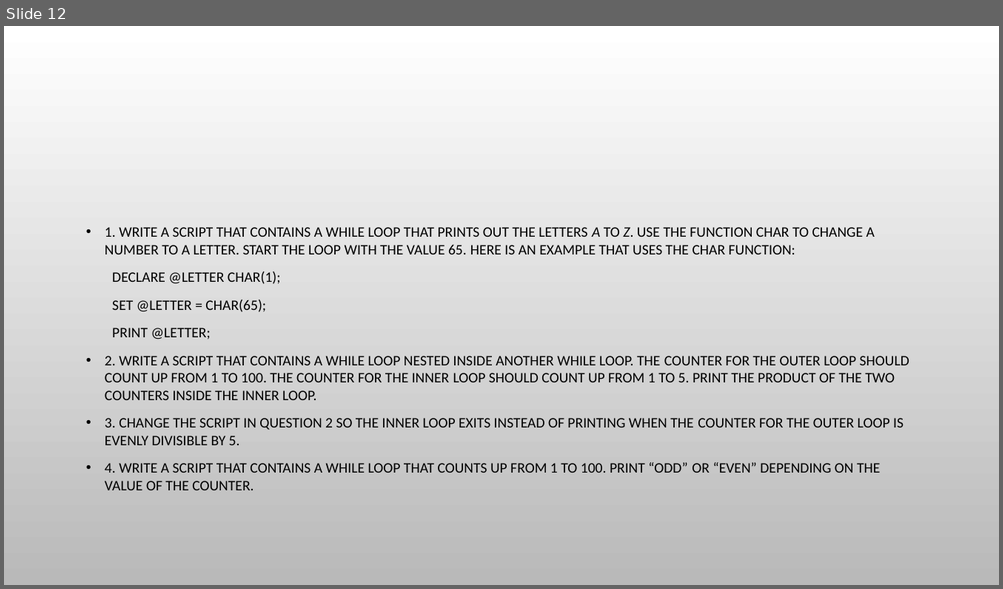
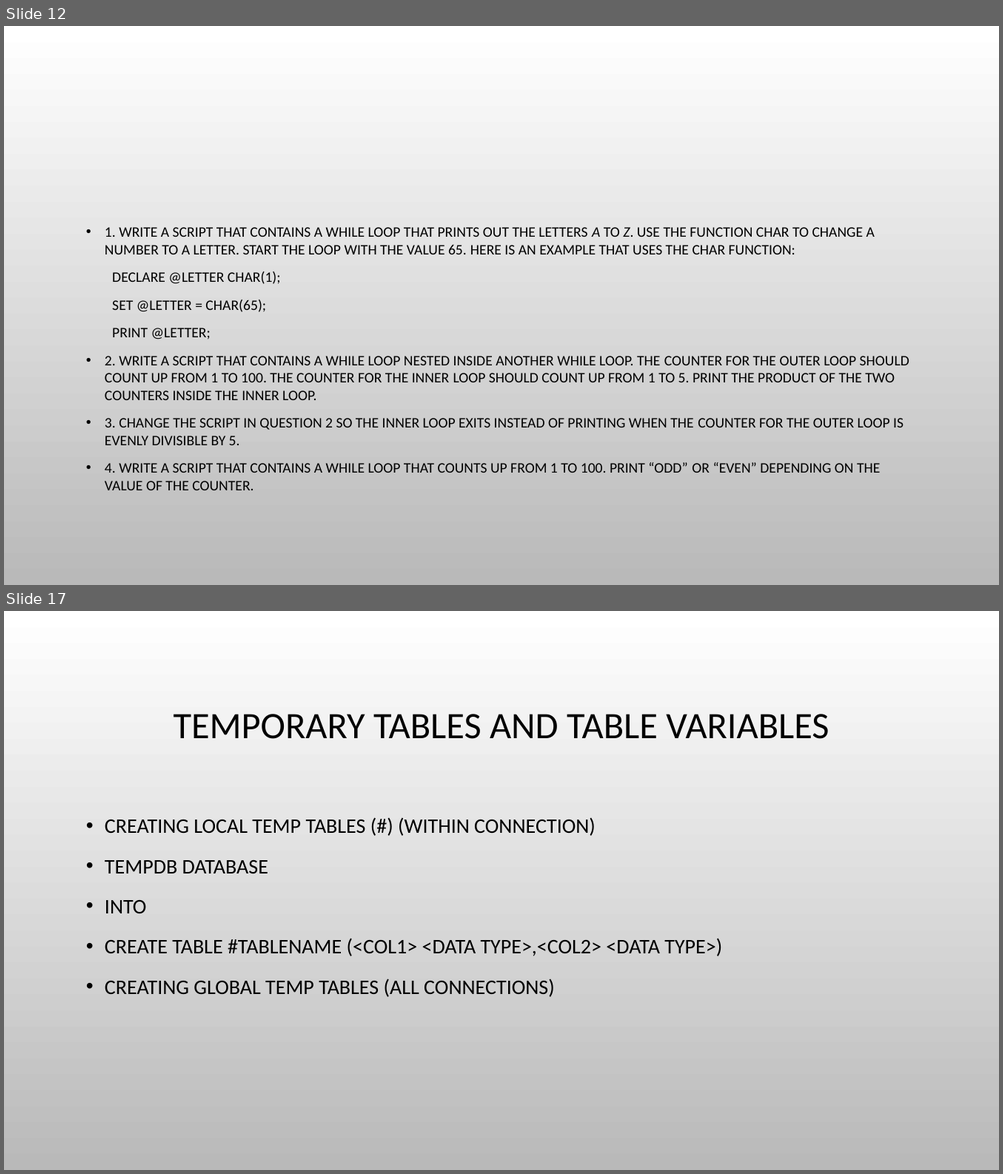
Before and after one commit to urosgodnov/Famnit, a slide deck: PPT/Understanding T-SQL Programming Logic.pptx. Shown one above the other, each under a label of ours: slide 12 before the commit, slides 12 and 17 after it; the slides between them are not shown. The pictures are 1003x589 and 1003x1174 pixels, drawn with LibreOffice and Linux fonts; fonts in the diff are those of the drawing; background and template pictures are left out. Boxes give left, top, right and bottom in pixels: in the first picture for what was removed or moved away, otherwise in the second. Text is boxed around its words. In the diff, an @@ line names an element or a change of style, - is before the commit and + after.

```diff
--- a/PPT/Understanding T-SQL Programming Logic.pptx
+++ b/PPT/Understanding T-SQL Programming Logic.pptx
@@ slide 17 added at (4,611,999,1170), background picture (left out) @@
@@ title added at (173,714,828,739), 36 pt, text #000000 @@
+TEMPORARY TABLES AND TABLE VARIABLES
@@ text added at (105,817,722,997), 20 pt, text #000000 @@
+• CREATING LOCAL TEMP TABLES (#) (WITHIN CONNECTION)
+• TEMPDB DATABASE
+• INTO
+• CREATE TABLE #TABLENAME (<COL1> <DATA TYPE>,<COL2> <DATA TYPE>)
+• CREATING GLOBAL TEMP TABLES (ALL CONNECTIONS)
```
Also in this commit, not shown: 6 other slides added, 1 other file.
